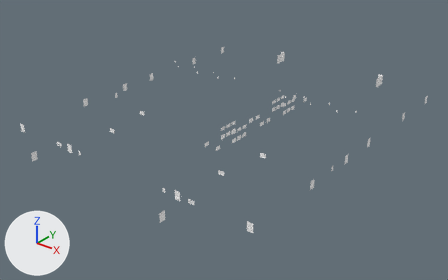
Renders of the OBJ model Assets/models/maps/railhead/railhead_dress_glass.obj from each side of a commit.
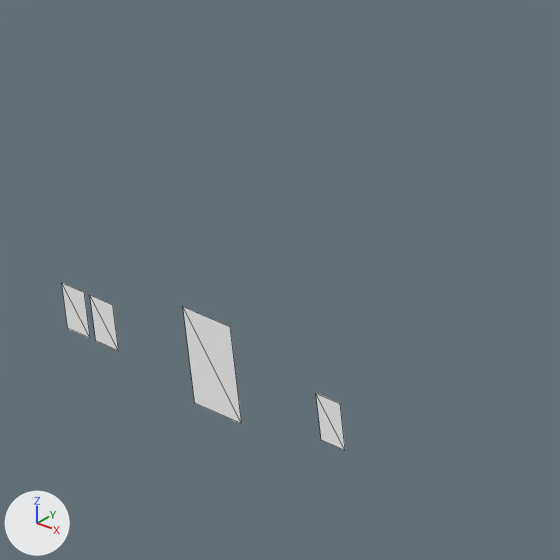
There are two pictures of each version: one whole from a 50 mm camera at (2955.0, -3825.0, 2154.0) aimed at (6.0, -139.0, -131.0), one close up on the part from 12% to 22% of the width and 42% to 59% of the height. Every picture has the same lights, and +X, +Y and +Z are marked at lower left. The older version's two pictures come first. The close-ups show mesh edges as thin lines. Where no turn or scale is listed for an object, it has been applied to the vertices. Vertices at exactly the same position are counted once.

The scene before the commit, as lines of its bpy script (objects in view):
```python
me_railhead_dress_glass = bpy.data.meshes.new('railhead_dress_glass')
me_railhead_dress_glass.from_pydata(...)  # 1144 vertices, 956 faces; spans x -1157.0..1157.0, y -1563.0..1589.0, z 3.0..239.0
# faces by material slot: [20, 832, 104]
me_railhead_dress_glass.materials.append(mat_rw_case_glass)  # white #ffffff
me_railhead_dress_glass.materials.append(mat_rw_emu_glass)  # white #ffffff
me_railhead_dress_glass.materials.append(mat_rw_glass)  # white #ffffff
ob_railhead_dress_glass = bpy.data.objects.new('railhead_dress_glass', me_railhead_dress_glass)
ob_railhead_dress_glass.location = (0.0, 0.0, 0.0)
```
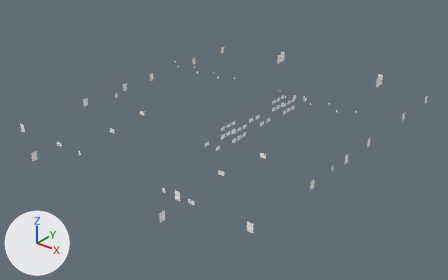
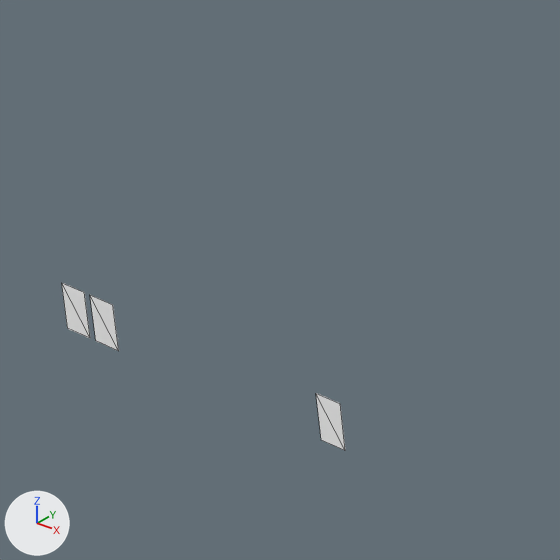
The change in detail:
me_railhead_dress_glass is used by ob_railhead_dress_glass; location (0.0, 0.0, 0.0).
me_railhead_dress_glass had 1144 vertices, 956 faces and spanned x -1157.0..1157.0, y -1563.0..1589.0, z 3.0..239.0.
me_railhead_dress_glass now has 1140 vertices, 954 faces and spans x -1157.0..1157.0, y -1563.0..1589.0, z 3.0..239.0.
me_railhead_dress_glass part 1: the loose piece of 4 vertices spanning x -568.0..-522.0, y -1297.0, z 34.0..103.0 is deleted.

Boxes [x1, y1, x2, y2] around the edits, measured in the close-ups (560 x 560 px):
part 1 of me_railhead_dress_glass, deleted: before [183, 307, 242, 424]
